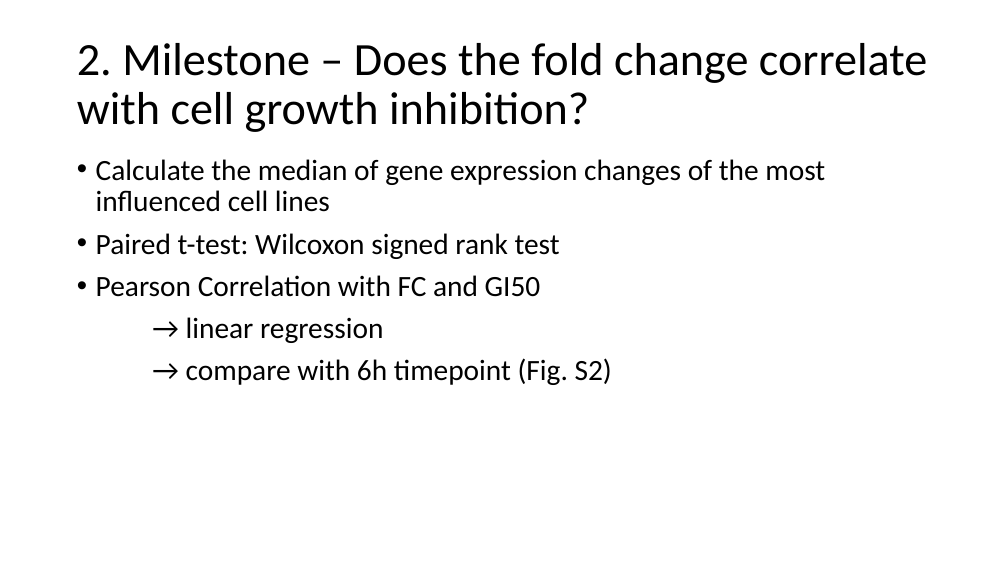
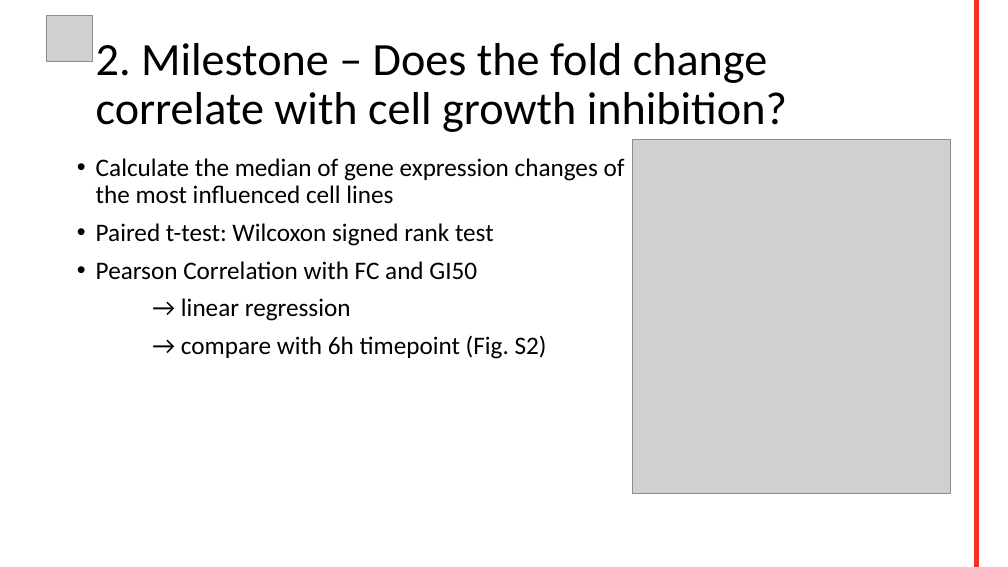
Before and after one commit to datascience-mobi/group-04-project-2-4, a slide deck: slide 5 of Project proposal.pptx. Drawn at 1008x567 pixels with LibreOffice and Linux fonts; fonts in the diff are those of the drawing; grey boxes stand for pictures; background and template pictures are left out. Boxes give left, top, right and bottom in pixels: in the first picture for what was removed or moved away, otherwise in the second. Text is boxed around its words. In the diff, an @@ line names an element or a change of style, - is before the commit and + after.

```diff
--- a/Project proposal.pptx
+++ b/Project proposal.pptx
@@ picture added at (46, 16, 92, 62) @@
@@ rectangle added at (975, 0, 979, 567), fill #F63122, outline #F63122 1 pt @@
@@ title "2. Milestone – Does the ..." rewrapped from (77, 43, 927, 132) to (96, 43, 787, 132) @@
@@ picture added at (633, 140, 951, 494) @@
@@ text "Calculate the median of gene ..." at (96, 158, 625, 359): size 28 to 24 pt @@
```
Also in this commit, not shown: 6 other slides changed.
